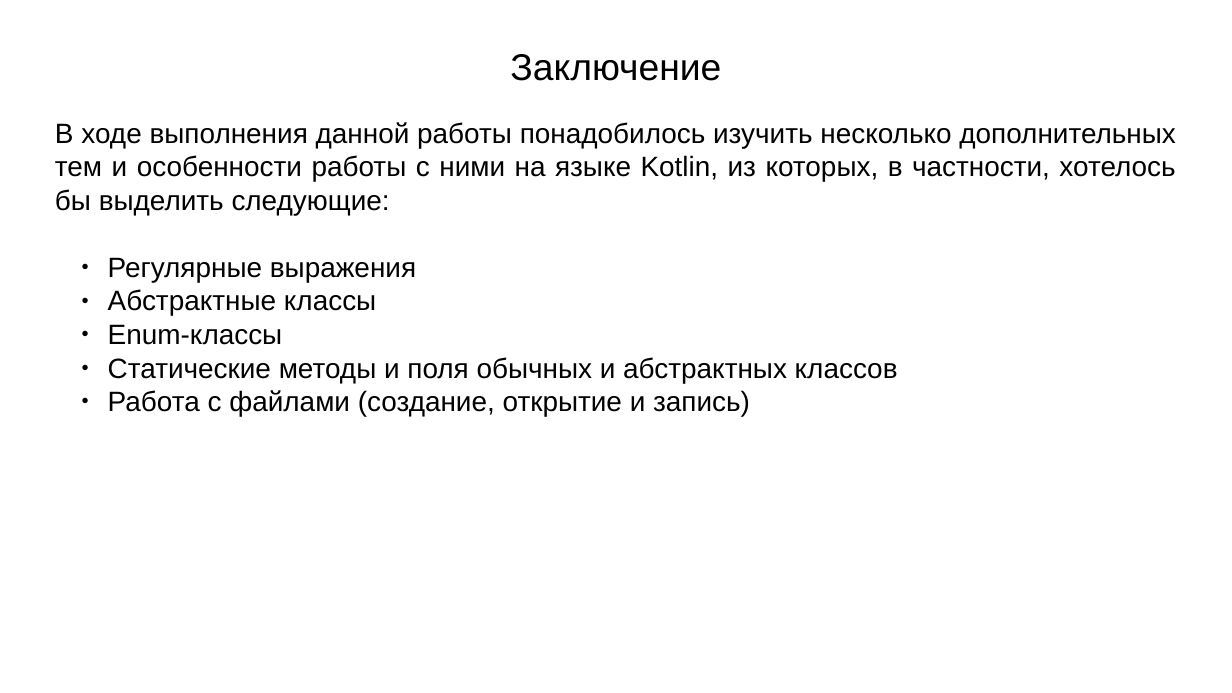
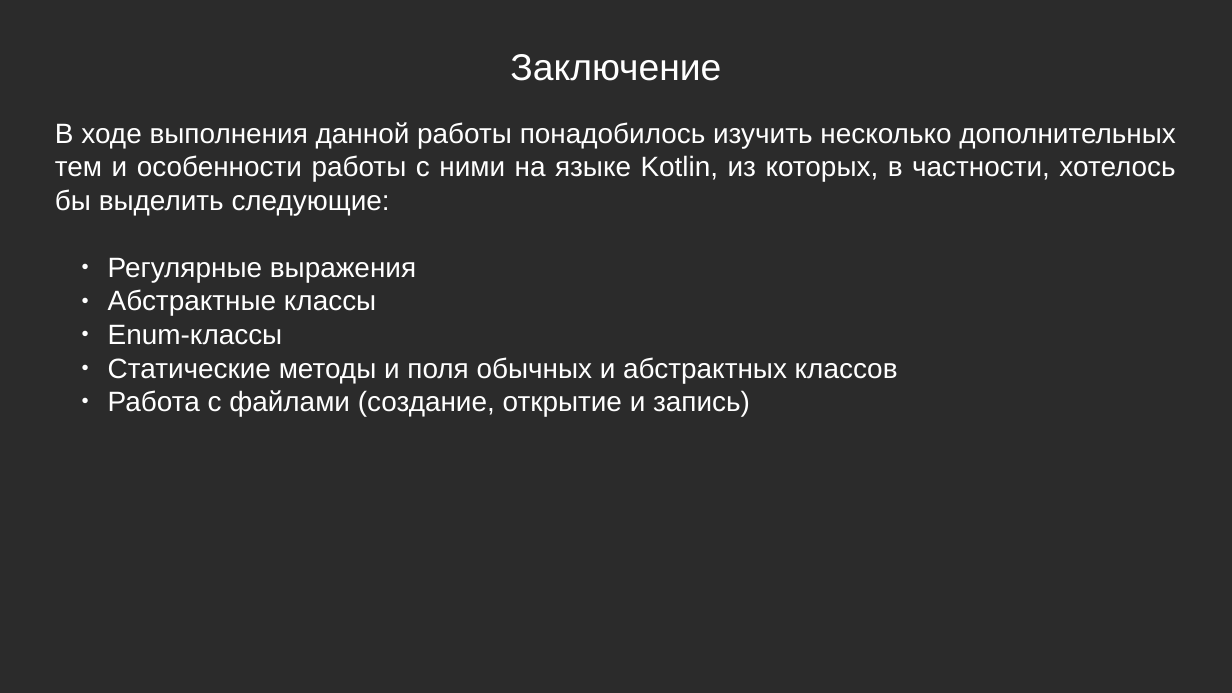
Before and after one commit to hantagu/KT_Calculator, a slide deck: slide 5 of Презентация.odp. Drawn at 1232x693 pixels with LibreOffice and Linux fonts; fonts in the diff are those of the drawing; background and template pictures are left out; a plain dark background stands for a picture behind light text. Boxes give left, top, right and bottom in pixels: in the first picture for what was removed or moved away, otherwise in the second. Text is boxed around its words. In the diff, an @@ line names an element or a change of style, - is before the commit and + after.

```diff
--- a/Презентация.odp
+++ b/Презентация.odp
@@ background #FFFFFF to picture (left out) @@
@@ title "Заключение" at (510,54,721,81): text colour #000000 to #FFFFFF @@
@@ text "В ходе выполнения данной работы ..." at (55,122,1175,416): text colour #000000 to #FFFFFF; bullet colour #000000 to #FFFFFF @@
```
Also in this commit, not shown: 4 other slides changed, 3 other files.
